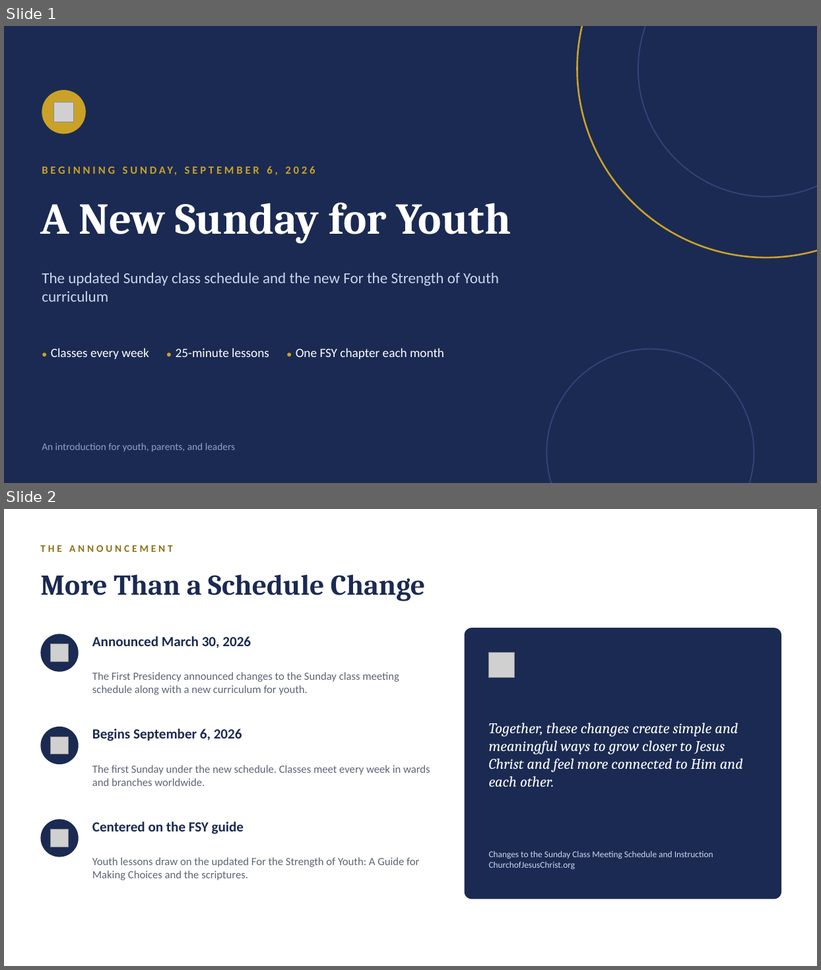
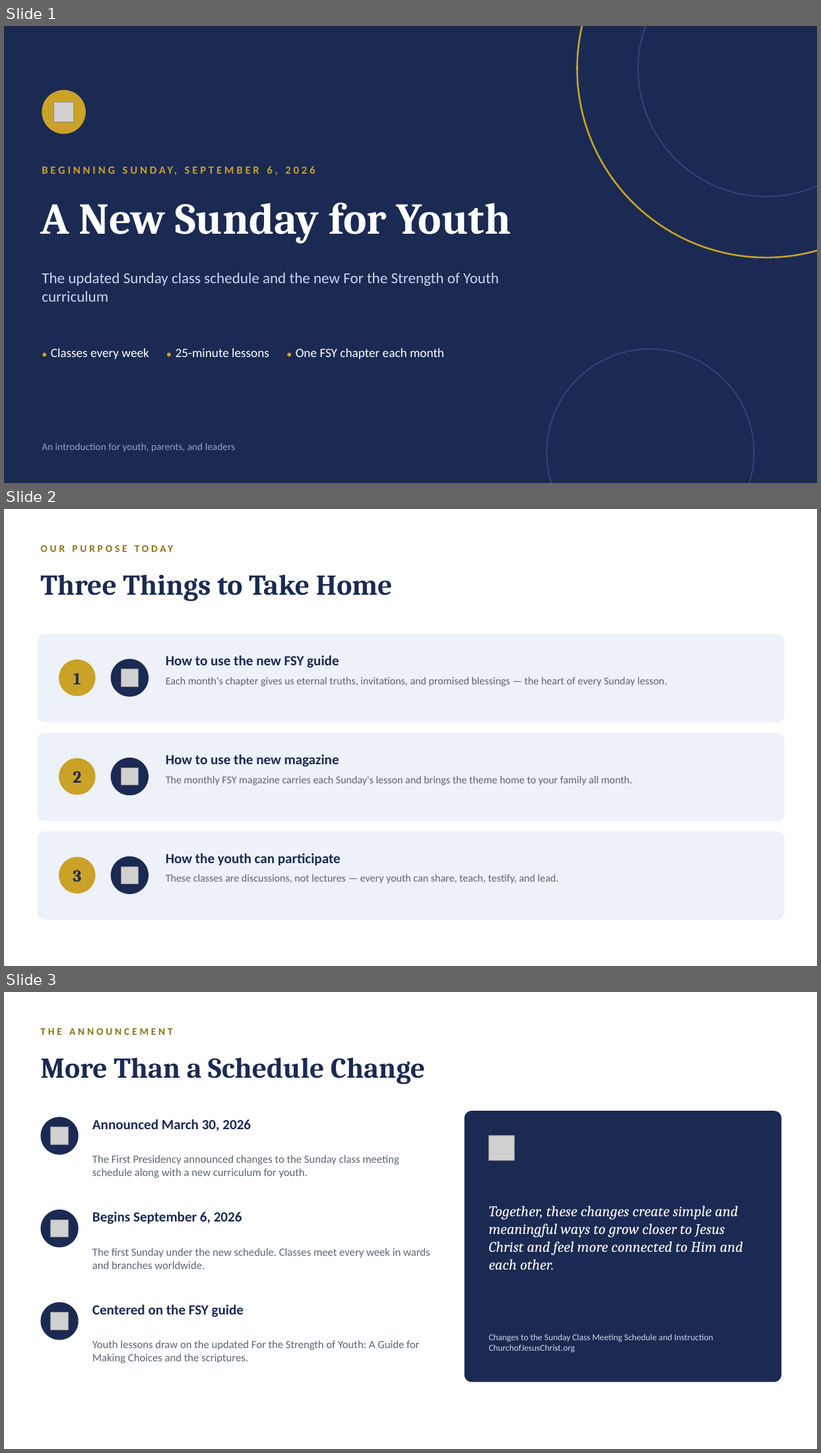
Before and after one commit to hblaylock1/parmagirlscamp, a slide deck: new-sunday-youth-curriculum.pptx. Shown one above the other, each under a label of ours: slides 1 and 2 before the commit, slides 1, 2 and 3 after it. The pictures are 821x970 and 821x1453 pixels, drawn with LibreOffice and Linux fonts; fonts in the diff are those of the drawing; grey boxes stand for pictures. Boxes give left, top, right and bottom in pixels: in the first picture for what was removed or moved away, otherwise in the second. Text is boxed around its words. In the diff, an @@ line names an element or a change of style, - is before the commit and + after.

```diff
--- a/new-sunday-youth-curriculum.pptx
+++ b/new-sunday-youth-curriculum.pptx
@@ slide 2 added at [4, 509, 817, 966], background #FFFFFF @@
@@ text added at [40, 538, 779, 558], 12 pt, text #8F7115, bold @@
+OUR PURPOSE TODAY
@@ text added at [40, 574, 393, 601], 34 pt, text #1B2A52, bold @@
+Three Things to Take Home
@@ rounded rectangle added at [38, 634, 785, 722], fill #EDF1F8 @@
@@ ellipse added at [59, 659, 96, 696], fill #C9A227 @@
@@ ellipse added at [111, 659, 149, 697], fill #1B2A52 @@
@@ text added at [166, 656, 339, 668], 16.5 pt, text #1B2A52, bold @@
+How to use the new FSY guide
@@ text added at [73, 673, 81, 685], 20 pt, text #1B2A52, bold @@
+1
@@ picture added at [121, 669, 139, 687] @@
@@ text added at [166, 677, 667, 687], 12.5 pt, text #5C6575 @@
+Each month's chapter gives us eternal truths, invitations, and promised blessings — the heart of every Sunday lesson.
@@ rounded rectangle added at [38, 733, 785, 821], fill #EDF1F8 @@
@@ ellipse added at [59, 758, 96, 795], fill #C9A227 @@
@@ ellipse added at [111, 758, 149, 795], fill #1B2A52 @@
@@ text added at [166, 755, 339, 767], 16.5 pt, text #1B2A52, bold @@
+How to use the new magazine
@@ text added at [73, 771, 81, 783], 20 pt, text #1B2A52, bold @@
+2
@@ picture added at [121, 768, 139, 786] @@
@@ text added at [166, 776, 632, 786], 12.5 pt, text #5C6575 @@
+The monthly FSY magazine carries each Sunday's lesson and brings the theme home to your family all month.
@@ rounded rectangle added at [38, 832, 785, 920], fill #EDF1F8 @@
@@ ellipse added at [59, 857, 96, 894], fill #C9A227 @@
@@ ellipse added at [111, 857, 149, 894], fill #1B2A52 @@
@@ text added at [166, 854, 341, 866], 16.5 pt, text #1B2A52, bold @@
+How the youth can participate
@@ text added at [73, 870, 81, 882], 20 pt, text #1B2A52, bold @@
+3
@@ picture added at [121, 867, 139, 885] @@
@@ text added at [166, 875, 559, 884], 12.5 pt, text #5C6575 @@
+These classes are discussions, not lectures — every youth can share, teach, testify, and lead.
@@ what was slide 2 is now slide 3 @@
```
Also in this commit, not shown: 2 slides changed, 1 other slide added, 1 slide removed, 1 other file.
